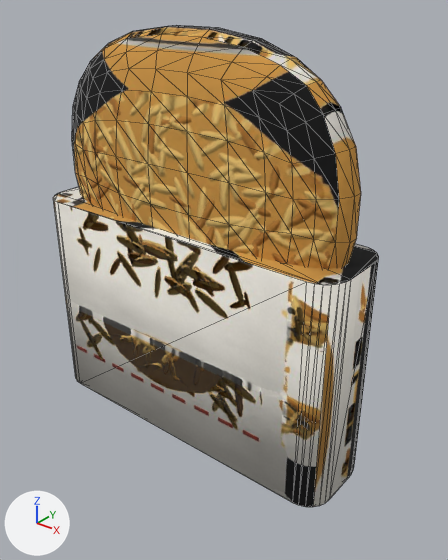
Renders of the glTF model game/props/food/hashbrown.glb from each side of a commit.
Before and after are seen from a camera (50 mm lens) standing at (0.1339, -0.1522, 0.1582) and looking at (0.0083, 0.0047, 0.0609). The lights are fixed; the arrows at lower left show +X, +Y and +Z. The picture after the commit comes second. Mesh edges are drawn as thin lines. Where no turn or scale is listed for an object, it has been applied to the vertices. Vertices at exactly the same position are counted once.

The first picture shows 'prop_hashbrown_felt'.
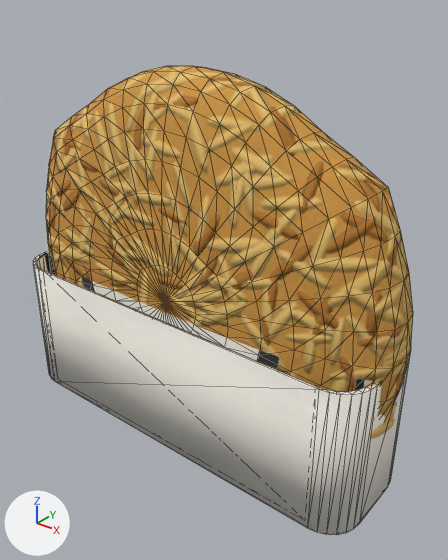
What the commit changed:
me_prop_hashbrown_felt is used by ob_prop_hashbrown_felt; location (0.0, 0.0, 0.0).
me_prop_hashbrown_felt had 352 vertices, 696 faces and spanned x -0.0637..0.0637, y -0.0165..0.0165, z 0.0..0.1451.
me_prop_hashbrown_felt now has 794 vertices, 1580 faces and spans x -0.0798..0.0798, y -0.0225..0.0225, z -0.0169..0.1339.
me_prop_hashbrown_felt part 1: the loose piece of 296 vertices spanning x -0.0595..0.0595, y -0.0134..0.0134, z 0.0499..0.1451 is rebuilt with 682 vertices and now spans x -0.0798..0.0798, y -0.0172..0.0172, z -0.0169..0.1339.
me_prop_hashbrown_felt part 2: the loose piece of 56 vertices spanning x -0.0637..0.0637, y -0.0165..0.0165, z 0.0..0.0825 is rebuilt with 112 vertices and now spans x -0.0765..0.0765, y -0.0225..0.0225, z 0.0..0.054.

What differs and where, as boxes [x1, y1, x2, y2] in the pictures (448 x 560 px):
'prop_hashbrown_felt', reshaped (17% wider)
    before: [53, 25, 379, 507]
    after: [33, 66, 413, 535]
part 1 of me_prop_hashbrown_felt, rebuilt (27% wider, 44% taller)
    before: [72, 25, 361, 269]
    after: [46, 66, 413, 417]
part 2 of me_prop_hashbrown_felt, rebuilt (16% wider, 11% shorter)
    before: [53, 187, 379, 507]
    after: [33, 251, 411, 535]
